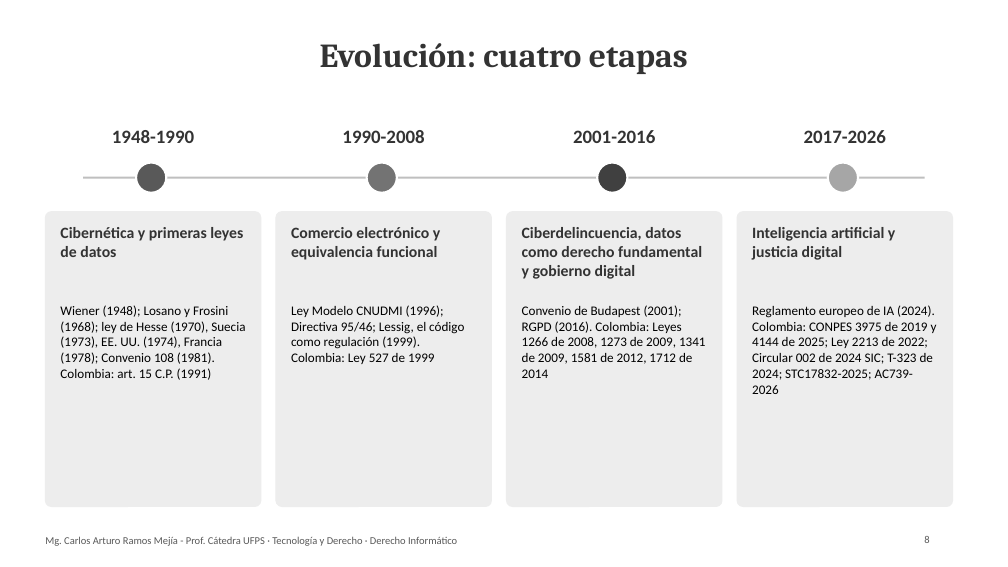
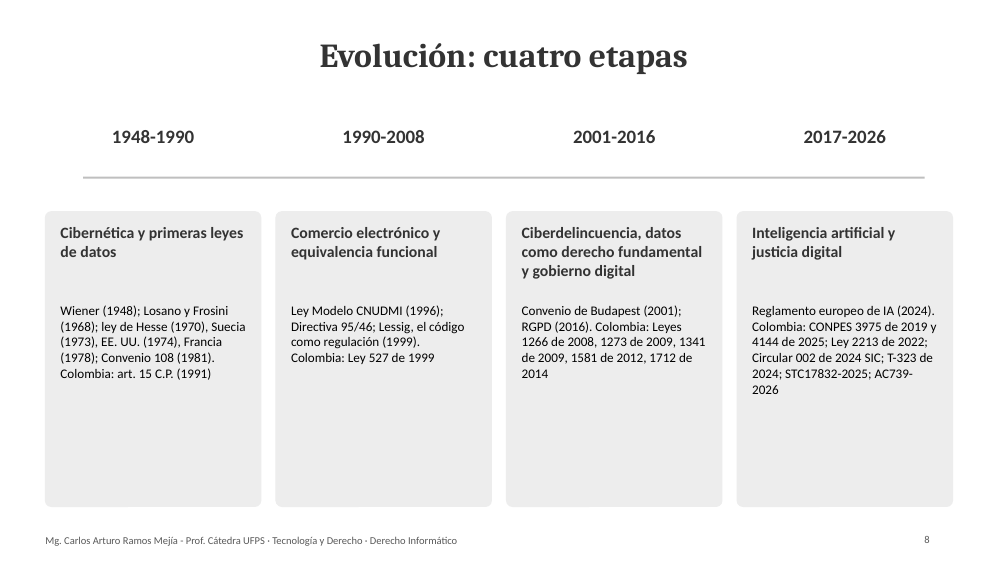
Before and after one commit to Arturoramos22/Arturoramos22, a slide deck: slide 8 of clase-derecho-informatico/DIAPOSITIVAS.pptx. Drawn at 1008x567 pixels with LibreOffice and Linux fonts; fonts in the diff are those of the drawing. Boxes give left, top, right and bottom in pixels: in the first picture for what was removed or moved away, otherwise in the second. Text is boxed around its words. In the diff, an @@ line names an element or a change of style, - is before the commit and + after.

```diff
--- a/clase-derecho-informatico/DIAPOSITIVAS.pptx
+++ b/clase-derecho-informatico/DIAPOSITIVAS.pptx
@@ ellipse removed at (136, 163, 166, 193) @@
@@ ellipse removed at (367, 163, 397, 193) @@
@@ ellipse removed at (597, 163, 628, 193) @@
@@ ellipse removed at (828, 163, 858, 193) @@
```
Also in this commit, not shown: 17 other slides changed, 2 other files.
